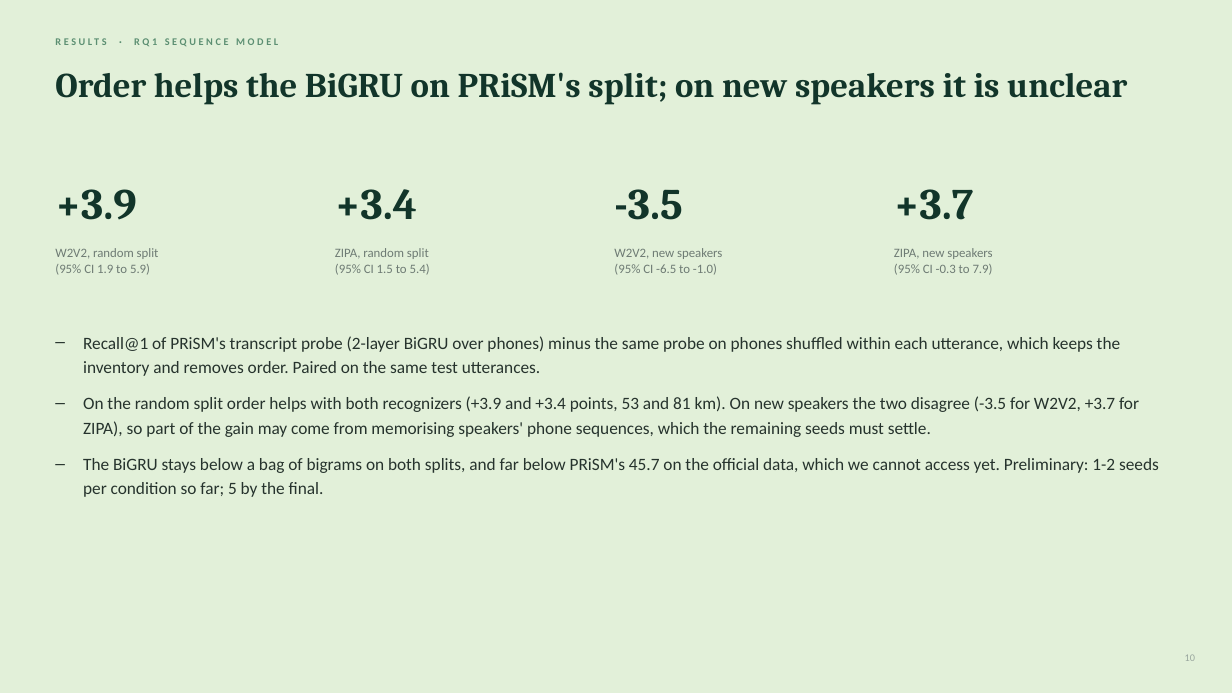
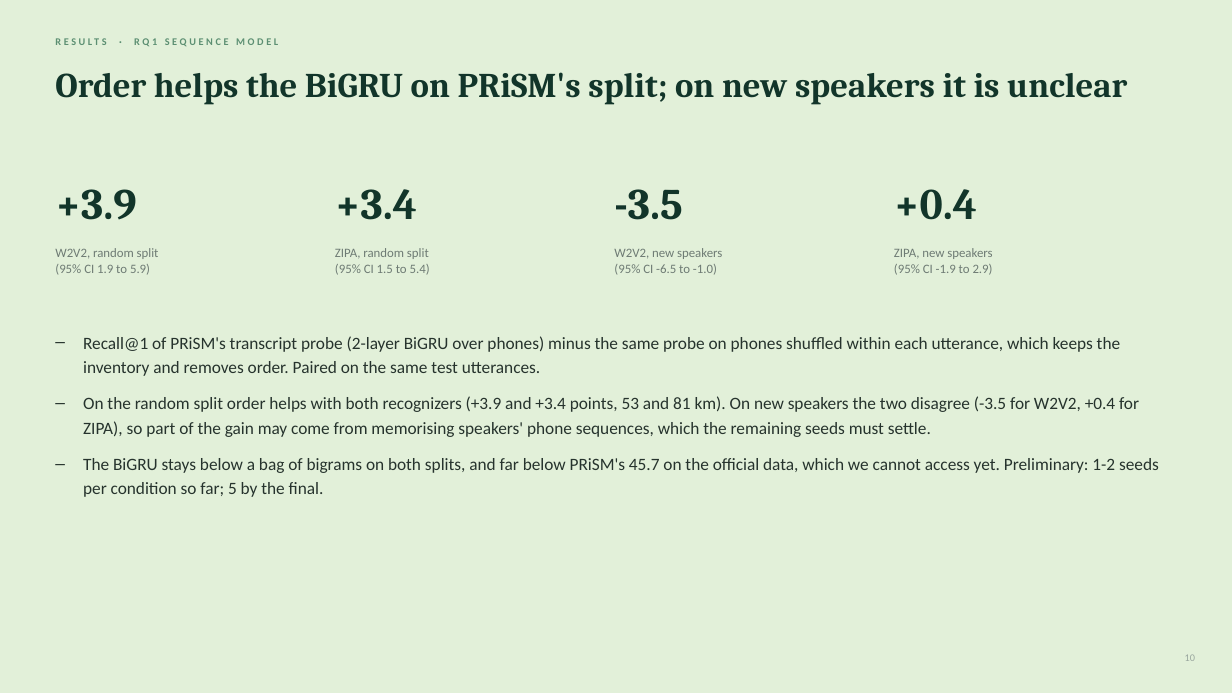
Before and after one commit to unignoramus11/sal-project, a slide deck: slide 10 of slides/mid/mid_evaluation.pptx. Drawn at 1232x693 pixels with LibreOffice and Linux fonts; fonts in the diff are those of the drawing. Boxes give left, top, right and bottom in pixels: in the first picture for what was removed or moved away, otherwise in the second. Text is boxed around its words. In the diff, an @@ line names an element or a change of style, - is before the commit and + after.

```diff
--- a/slides/mid/mid_evaluation.pptx
+++ b/slides/mid/mid_evaluation.pptx
@@ text at (894,189,977,220): text changed @@
-+3.7
++0.4
@@ text at (894,248,993,275): text changed @@
-ZIPA, new speakers
-(95% CI -0.3 to 7.9)
+ZIPA, new speakers
+(95% CI -1.9 to 2.9)
@@ text at (83,396,1139,437): text changed @@
-– On the random split order helps with both recognizers (+3.9 and +3.4 points, 53 and 81 km). On new speakers the two disagree (-3.5 for W2V2, +3.7 for ZIPA), so part of the gain may come from memorising speakers' phone sequences, which the remaining seeds must settle.
+– On the random split order helps with both recognizers (+3.9 and +3.4 points, 53 and 81 km). On new speakers the two disagree (-3.5 for W2V2, +0.4 for ZIPA), so part of the gain may come from memorising speakers' phone sequences, which the remaining seeds must settle.
```
Also in this commit, not shown: 14 other files.
